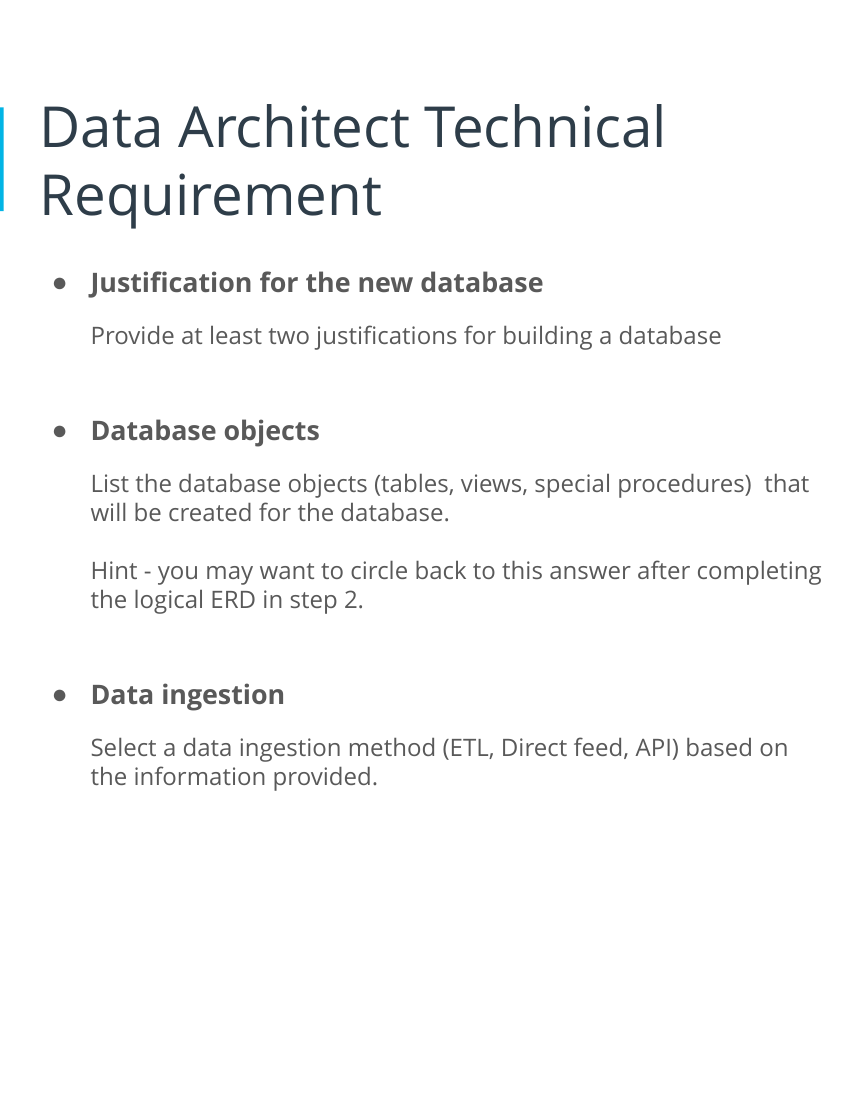
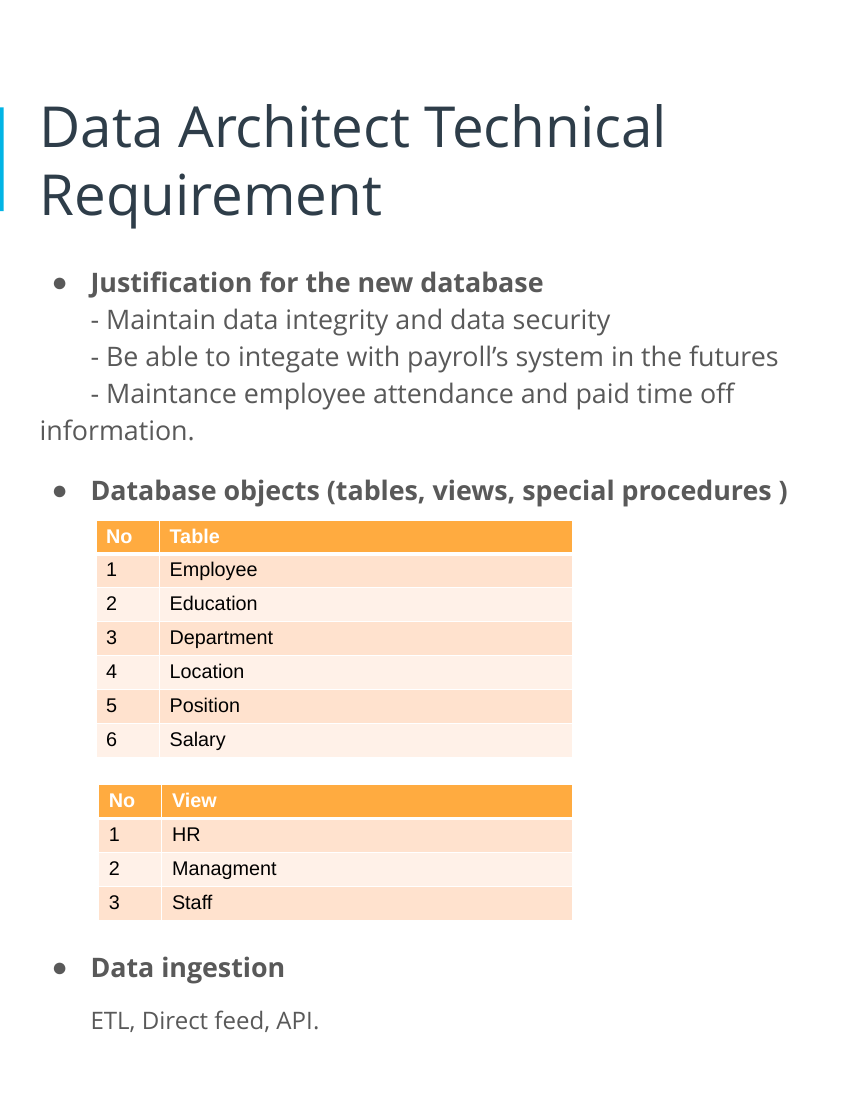
Before and after one commit to fuongcao/udacity-data-achitect, a slide deck: slide 8 of 1- Designing an HR Database/proposal.pptx. Drawn at 865x1120 pixels with LibreOffice and Linux fonts; fonts in the diff are those of the drawing. Boxes give left, top, right and bottom in pixels: in the first picture for what was removed or moved away, otherwise in the second. Text is boxed around its words. In the diff, an @@ line names an element or a change of style, - is before the commit and + after.

Commit message:
update

```diff
--- a/1- Designing an HR Database/proposal.pptx
+++ b/1- Designing an HR Database/proposal.pptx
@@ text at (40,308,779,507): text changed; size 17 to 19 pt @@
-Provide at least two justifications for building a database
-● Database objects
-List the database objects (tables, views, special procedures) that will be created for the database.
-Hint - you may want to circle back to this answer after completing the logical ERD in step 2.
+- Maintain data integrity and data security
+- Be able to integate with payroll’s system in the futures
+- Maintance employee attendance and paid time off information.
+● Database objects (tables, views, special procedures )
@@ table added at (96,520,573,757), 7 rows, 2 columns @@
+No | Table
+1 | Employee
+2 | Education
+3 | Department
+4 | Location
+5 | Position
+6 | Salary
@@ table added at (99,784,573,1021), 4 rows, 2 columns @@
+No | View
+1 | HR
+2 | Managment
+3 | Staff
@@ text at (91,1010,319,1032): text changed @@
-Select a data ingestion method (ETL, Direct feed, API) based on the information provided.
+ETL, Direct feed, API.
```
Also in this commit, not shown: 3 other slides changed.
